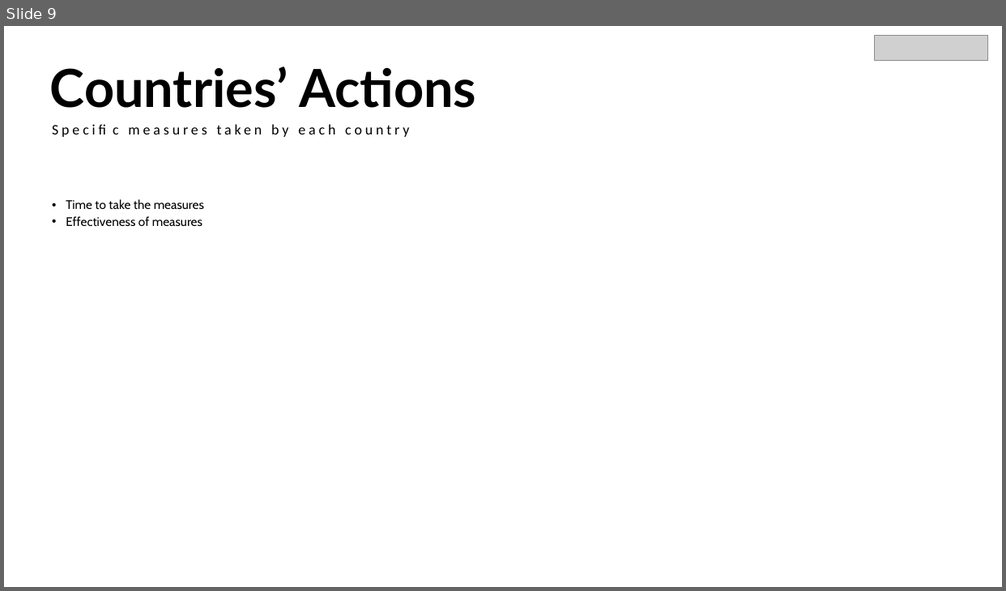
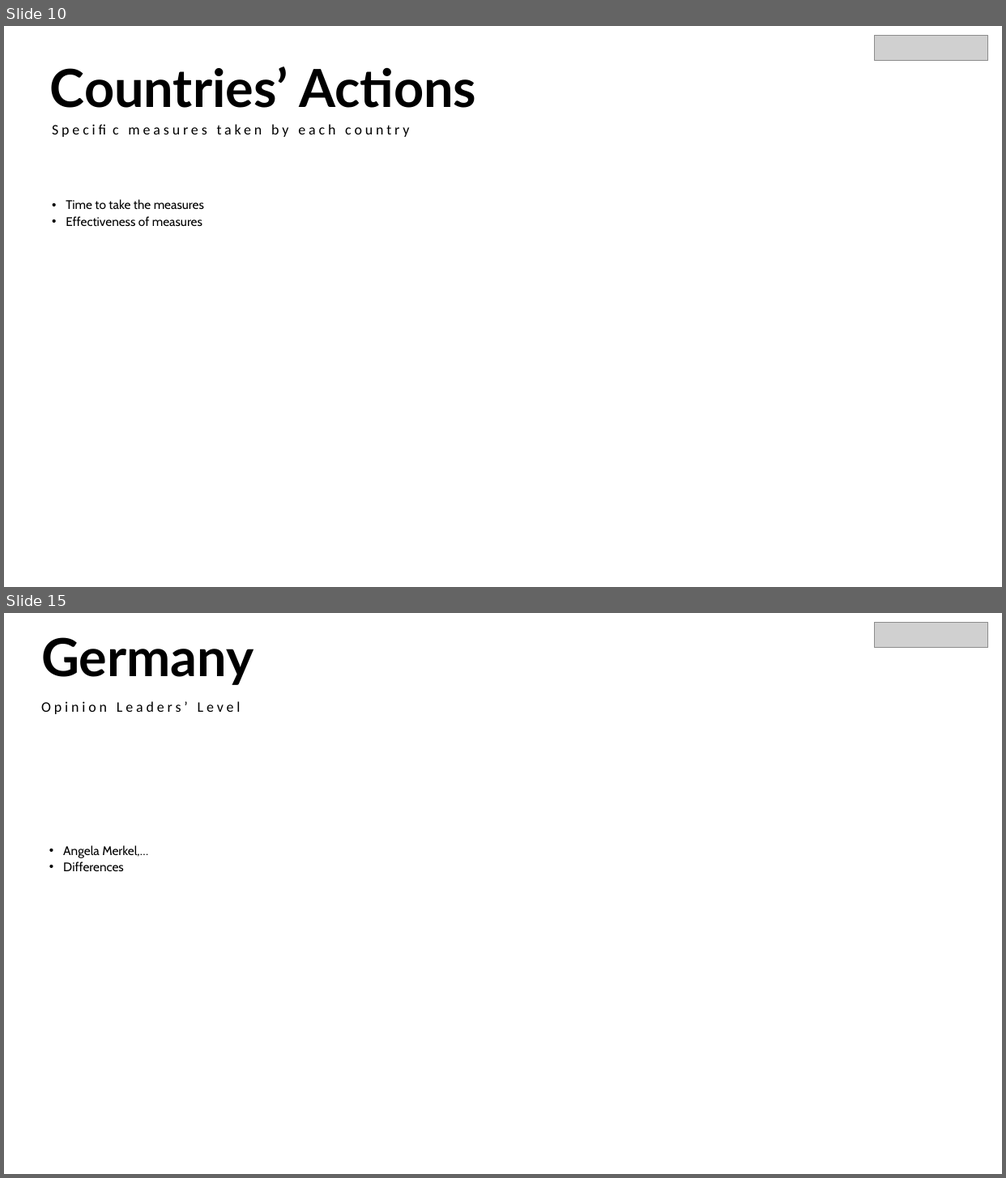
Before and after one commit to Franca97/Web_Data_and-_Digital_Analytics, a slide deck: Presentation.pptx. Shown one above the other, each under a label of ours: slide 9 before the commit, slides 10 and 15 after it; the slides between them are not shown. The pictures are 1006x591 and 1006x1178 pixels, drawn with LibreOffice and Linux fonts; fonts in the diff are those of the drawing; grey boxes stand for pictures. Boxes give left, top, right and bottom in pixels: in the first picture for what was removed or moved away, otherwise in the second. Text is boxed around its words. In the diff, an @@ line names an element or a change of style, - is before the commit and + after.

```diff
--- a/Presentation.pptx
+++ b/Presentation.pptx
@@ slide 15 added at (4,613,1002,1174), background #FFFFFF @@
@@ picture added at (875,623,987,648) @@
@@ text added at (41,637,253,685), 50.5 pt, text #000000, bold @@
+Germany
@@ text added at (41,701,241,714), 14 pt, text #000000 @@
+Opinion Leaders’ Level
@@ text added at (63,845,148,871), 12 pt, text #000000 @@
+• Angela Merkel,…
+• Differences
@@ what was slide 9 is now slide 10 @@
```
Also in this commit, not shown: 10 slides changed, 2 other slides added, 2 slides removed.
